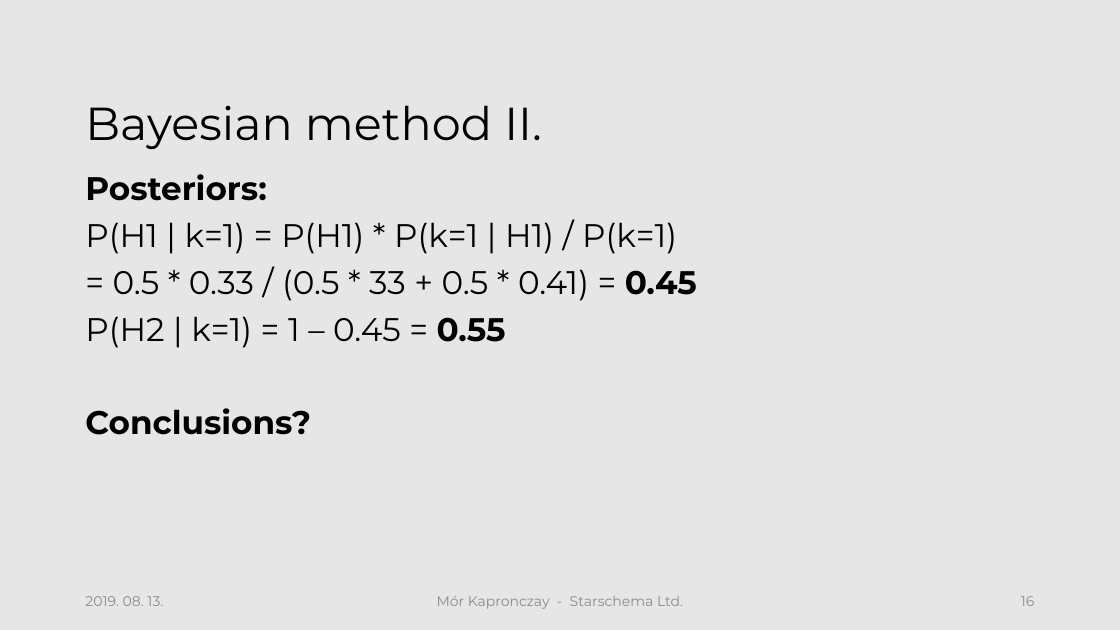
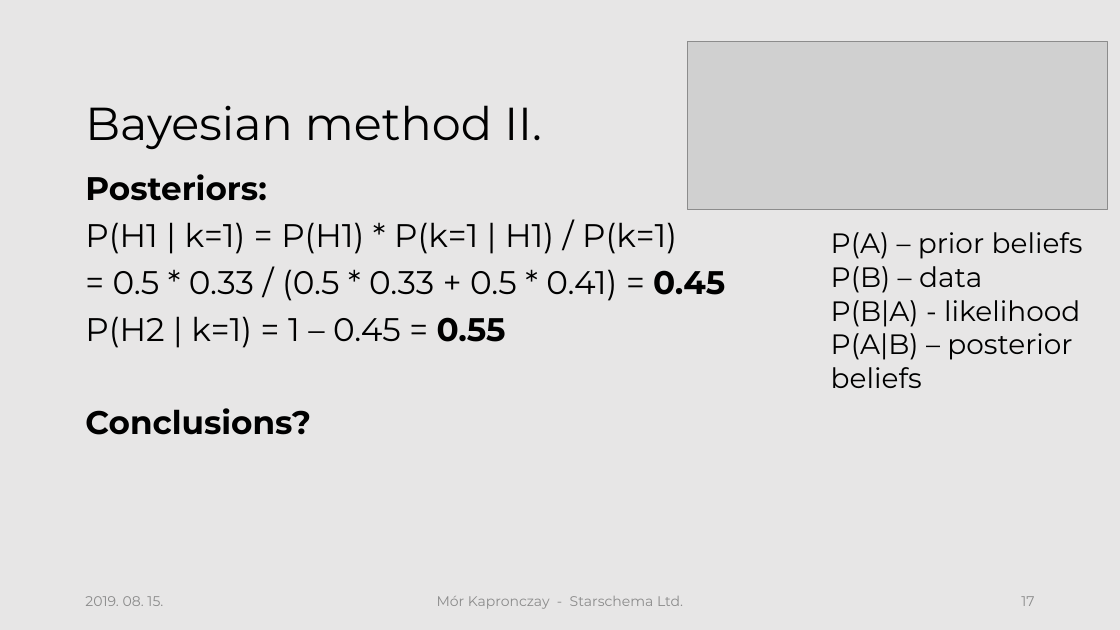
Before and after one commit to morkapronczay/cec2019, a slide deck: slide 17 of presentations/CEC2019-KM-Sess1.pptx (slide 16 before the commit). Drawn at 1120x630 pixels with LibreOffice and Linux fonts; fonts in the diff are those of the drawing; grey boxes stand for pictures; background and template pictures are left out. Boxes give left, top, right and bottom in pixels: in the first picture for what was removed or moved away, otherwise in the second. Text is boxed around its words. In the diff, an @@ line names an element or a change of style, - is before the commit and + after.

```diff
--- a/presentations/CEC2019-KM-Sess1.pptx
+++ b/presentations/CEC2019-KM-Sess1.pptx
@@ picture added at (687,41,1107,210) @@
@@ text added at (831,232,1083,388), 24 pt, text #000000 @@
+P(A) – prior beliefs
+P(B) – data
+P(B|A) - likelihood
+P(A|B) – posterior beliefs
@@ text at (113,269,725,301): text changed @@
-= 0.5 * 0.33 / (0.5 * 33 + 0.5 * 0.41) = 0.45
+= 0.5 * 0.33 / (0.5 * 0.33 + 0.5 * 0.41) = 0.45
@@ text at (85,596,163,606): text changed @@
-2019. 08. 13.
+2019. 08. 15.
@@ page number at (1021,596,1034,606): text changed @@
-1. 16
+1. 17
```
Also in this commit, not shown: 16 other slides changed, 2 slides added, 14 other files.
